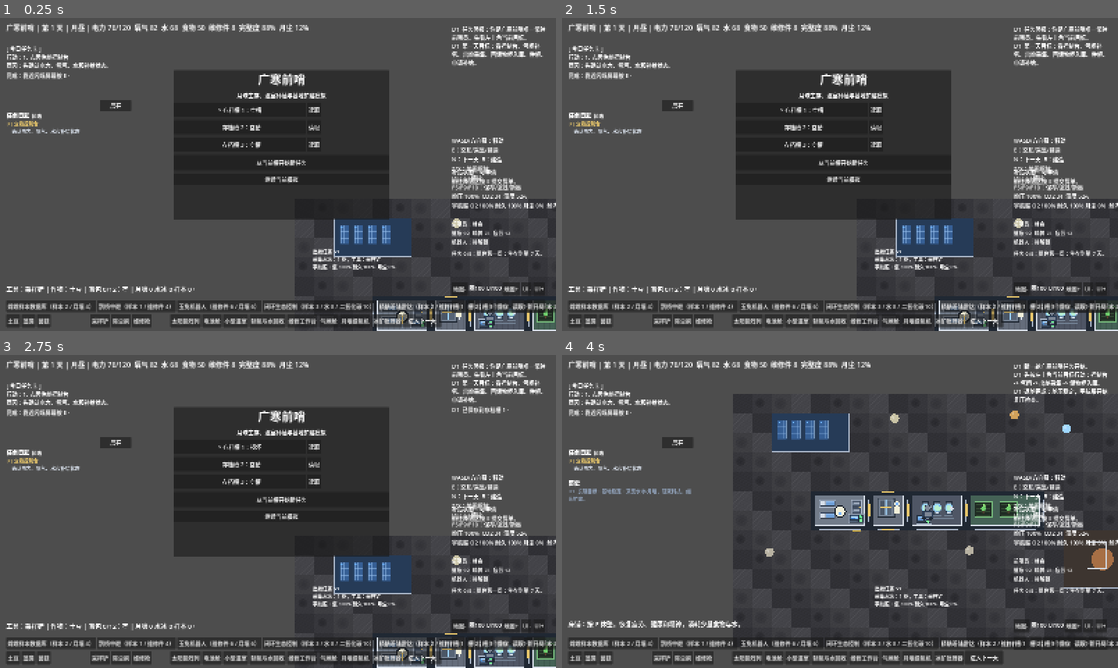
Above: before the commit, frames 1-4 (two rows, left to right).
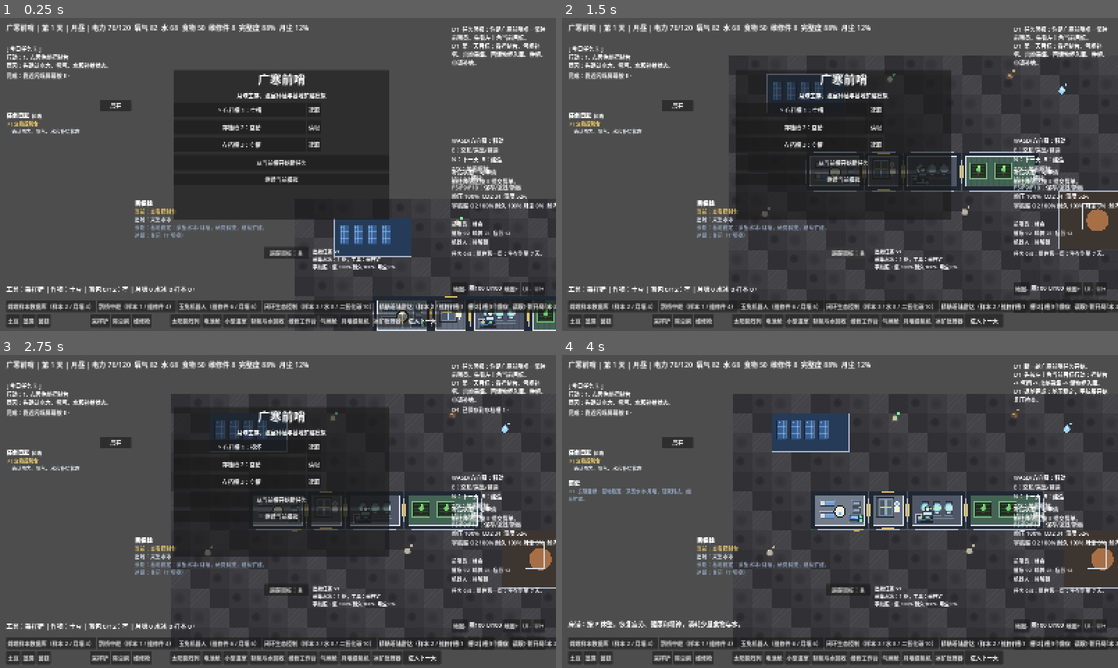
Above: after the commit, the same moments.

Repository: chinnseii/guanghan-outpost
Game: Godot game, scene res://scenes/main.tscn
The game is run twice, just before and just after one commit, with the same random seed, the same clock (stepped at 60 frames per second) and the same inputs.
Inputs (mouse positions are in pixels of both pictures, inside the frame that each line leads up to):
- Up to frame 1 (0.25 s): no input
- Up to frame 2 (1.5 s): click (851, 252) at 0.5 s, where only the run after the commit has a clickable "追踪目标：关"; click (851, 252) at 1.25 s, where only the run after the commit has a clickable "追踪目标：开"
- Up to frame 3 (2.75 s): click "保存" at 2 s
- Up to frame 4 (4 s): click "从当前槽开始新任务" at 2.75 s; click "知道了，开始执行" at 3.5 s

The runs differ from the first frame. In frame 1, 0.8% of the frame differs, in the area x 24-90%, y 58-100%; in frame 2, 13%; in frame 3, 13%, in the area x 24-100%, y 12-100%; in frame 4, 1.5%.

Commit message:
Deepen robot tasks and objective feedback

Diff:
--- a/scripts/collectable_visual.gd
+++ b/scripts/collectable_visual.gd
@@ -1,7 +1,30 @@
 extends Node2D
+
+const TEXTURE_PATHS := {
+	"regolith": "res://assets/sprites/collectables/regolith_node.png",
+	"ice": "res://assets/sprites/collectables/ice_node.png",
+	"meteor": "res://assets/sprites/collectables/meteor_node.png",
+	"sample": "res://assets/sprites/collectables/sample_node.png",
+	"supply_pod": "res://assets/sprites/collectables/supply_pod.png",
+}
 
 var item_data: Dictionary = {}
 var highlighted := false
+var textures: Dictionary = {}
+
+func _ready() -> void:
+	for key: String in TEXTURE_PATHS.keys():
+		textures[key] = _load_png_texture(String(TEXTURE_PATHS[key]))
+
+func _load_png_texture(path: String) -> Texture2D:
+	if FileAccess.file_exists("%s.import" % path):
+		var imported: Resource = ResourceLoader.load(path)
+		if imported is Texture2D:
+			return imported as Texture2D
+	var image: Image = Image.load_from_file(ProjectSettings.globalize_path(path))
+	if image == null or image.is_empty():
+		return null
+	return ImageTexture.create_from_image(image)
 
 func setup(data: Dictionary, is_highlighted: bool) -> void:
 	item_data = data
@@ -14,7 +37,13 @@
 		return
 	var item_type := String(item_data.get("type", "regolith"))
 	if highlighted:
-		draw_circle(Vector2.ZERO, 22, Color("#e7c66b"))
+		draw_circle(Vector2.ZERO, 24, Color(1.0, 0.82, 0.25, 0.32))
+		draw_arc(Vector2.ZERO, 26.0, 0.0, TAU, 28, Color("#e7c66b"), 3)
+	if textures.has(item_type) and textures[item_type] != null:
+		var size := Vector2(48, 40) if item_type == "supply_pod" else Vector2(32, 32)
+		draw_texture_rect(textures[item_type], Rect2(-size * 0.5, size), false)
+		_draw_status_badge(item_type)
+		return
 	var color := Color("#b8b2a2")
 	if item_type == "ice":
 		color = Color("#9fd7ff")
@@ -30,3 +59,17 @@
 		return
 	draw_circle(Vector2.ZERO, 13, color)
 	draw_circle(Vector2(-4, -4), 4, Color(1, 1, 1, 0.28))
+	_draw_status_badge(item_type)
+
+func _draw_status_badge(item_type: String) -> void:
+	var badge_color := Color("#b8b2a2")
+	match item_type:
+		"ice":
+			badge_color = Color("#9fd7ff")
+		"meteor":
+			badge_color = Color("#d1a15b")
+		"sample":
+			badge_color = Color("#7dff9d")
+		"supply_pod":
+			badge_color = Color("#e7c66b")
+	draw_circle(Vector2(12, -14), 4, badge_color)
--- a/scripts/main.gd
+++ b/scripts/main.gd
@@ -47,6 +47,12 @@
 var task_log_expanded := false
 var task_history: Array[String] = []
 var intro_overlay_seen := false
+var objective_tracking := false
+var feedback_text := ""
+var feedback_timer := 0.0
+var map_marker_text := ""
+var map_marker_pos := Vector2(INF, INF)
+var map_marker_timer := 0.0
 var robot_task := "idle"
 var robot_queue: Array[String] = []
 var robot_pos := Vector2.ZERO
@@ -308,6 +314,7 @@
 	_add_key_action("camera_zoom_out", [KEY_X])
 	_add_key_action("ui_scale_down", [KEY_BRACKETLEFT])
 	_add_key_action("ui_scale_up", [KEY_BRACKETRIGHT])
+	_add_key_action("toggle_objective_tracking", [KEY_T])
 
 func _add_key_action(action_name: String, keys: Array[int]) -> void:
 	if not InputMap.has_action(action_name):
@@ -344,6 +351,12 @@
 	task_log_expanded = false
 	task_history.clear()
 	intro_overlay_seen = false
+	objective_tracking = false
+	feedback_text = ""
+	feedback_timer = 0.0
+	map_marker_text = ""
+	map_marker_pos = Vector2(INF, INF)
+	map_marker_timer = 0.0
 	robot_task = "idle"
 	robot_queue.clear()
 	robot_pos = _cell_to_world(Vector2i(10, 6))
@@ -454,6 +467,7 @@
 	_sync_scene_instances()
 	_update_camera()
 	_update_edge_hint()
+	_update_completion_toast()
 	queue_redraw()
 
 func _unhandled_input(event: InputEvent) -> void:
@@ -471,6 +485,8 @@
 		_adjust_ui_scale(-0.1)
 	if event.is_action_pressed("ui_scale_up"):
 		_adjust_ui_scale(0.1)
+	if event.is_action_pressed("toggle_objective_tracking"):
+		_toggle_objective_tracking()
 	if event.is_action_pressed("toggle_build") and not game_over:
 		_toggle_build_mode()
 	if event.is_action_pressed("cancel") and not game_over:
@@ -485,16 +501,24 @@
 
 func _draw() -> void:
 	_draw_robot_path()
+	_draw_map_marker()
 	_draw_tutorial_arrow()
 	_draw_build_ghost()
 
 func _update_camera() -> void:
 	if not is_instance_valid(camera):
 		return
-	camera.position = player_pos
+	var target := player_pos
+	if objective_tracking:
+		var objective_pos := _active_objective_target_pos()
+		if objective_pos.x != INF:
+			target = objective_pos
+	camera.position = target
 
 func _process_robot_queue(delta: float) -> void:
 	robot_path_pulse += delta
+	feedback_timer = max(0.0, feedback_timer - delta)
+	map_marker_timer = max(0.0, map_marker_timer - delta)
 	if robot_charging:
 		_process_robot_charging(delta)
 		return
@@ -602,10 +626,12 @@
 			solar_dust = max(0.0, solar_dust - 0.06)
 			resources["integrity"] = min(100.0, resources["integrity"] + 1.2)
 			add_log("维护机器人巡检完成：月尘降低，基地完整度 +1.2。")
+			_show_task_feedback("维护巡检完成", robot_pos)
 			_play_audio_event("tool")
 		"haul":
 			if _robot_haul_supply():
 				add_log("搬运机器人完成：从补给舱转运一批货物。")
+				_show_task_feedback("搬运补给完成", robot_pos)
 				_play_audio_event("cargo")
 			else:
 				_skip_robot_task(task, "搬运机器人没有找到可搬运补给舱或剩余货物，任务已跳过。")
@@ -642,6 +668,7 @@
 			add_log("玉兔采样完成：月壤 +%.1f。" % max(0.8, amount))
 	robot_failure_note = ""
 	_sync_scene_instances()
+	_show_task_feedback("玉兔采样完成", robot_pos)
 	_play_audio_event("tool")
 	return true
 
@@ -664,7 +691,13 @@
 		"sample":
 			if _nearest_collectable_item(["regolith", "ice", "sample"]).is_empty():
 				return "没有可用月壤、水冰或科研样本点，玉兔采样自动跳过。"
+		"maintenance":
+			if not _has_robot_maintenance_work():
+				return "没有需要维护的外部设备，维护巡检自动跳过。"
 	return ""
+
+func _has_robot_maintenance_work() -> bool:
+	return solar_dust >= 0.08 or _leaking_module_count() > 0 or resources["integrity"] < 96.0
 
 func _has_supply_cargo_remaining() -> bool:
 	if supply_order.is_empty() or not supply_order.has("cargo_remaining"):
@@ -804,7 +837,7 @@
 	if is_instance_valid(robot_node):
 		robot_node.position = robot_pos
 		if robot_node.has_method("setup"):
-			robot_node.call("setup", robot_task, robot_active)
+			robot_node.call("setup", robot_task, robot_active, robot_battery, robot_charging)
 	for module: Dictionary in modules:
 		var uid := int(module["uid"])
 		if not module_nodes.has(uid) or not is_instance_valid(module_nodes[uid]):
@@ -2103,6 +2136,7 @@
 		"task_log_expanded": task_log_expanded,
 		"task_history": task_history,
 		"intro_overlay_seen": intro_overlay_seen,
+		"objective_tracking": objective_tracking,
 		"operator": _serialize_operator(),
 		"backpack": backpack,
 		"robot_task": robot_task,
@@ -2198,6 +2232,7 @@
 	for entry in saved_history:
 		task_history.append(String(entry))
 	intro_overlay_seen = bool(data.get("intro_overlay_seen", true))
+	objective_tracking = bool(data.get("objective_tracking", false))
 	operator = _deserialize_operator(data.get("operator", data.get("crew", _serialize_operator())))
 	backpack = _copy_float_dictionary(data.get("backpack", _default_backpack()), _default_backpack())
 	robot_task = String(data.get("robot_task", "idle"))
@@ -2702,6 +2737,23 @@
 	guide.add_theme_font_size_override("normal_font_size", 16)
 	root.add_child(guide)
 
+	var objective_stack := RichTextLabel.new()
+	objective_stack.name = "ObjectiveStack"
+	objective_stack.position = Vector2(388, 520)
+	objective_stack.size = Vector2(500, 132)
+	objective_stack.fit_content = false
+	objective_stack.scroll_active = false
+	objective_stack.bbcode_enabled = true
+	objective_stack.add_theme_font_size_override("normal_font_size", 15)
+	root.add_child(objective_stack)
+
+	var tracking_button := Button.new()
+	tracking_button.name = "TrackingButton"
+	tracking_button.position = Vector2(760, 658)
+	tracking_button.size = Vector2(128, 34)
+	tracking_button.pressed.connect(_toggle_objective_tracking)
+	root.add_child(tracking_button)
+
 	var task_log := RichTextLabel.new()
 	task_log.name = "TaskLog"
 	task_log.position = Vector2(18, 268)
@@ -2731,6 +2783,20 @@
 	edge_hint.add_theme_constant_override("shadow_offset_x", 0)
 	edge_hint.add_theme_constant_override("shadow_offset_y", 0)
 	root.add_child(edge_hint)
+
+	var completion_toast := Label.new()
+	completion_toast.name = "CompletionToast"
+	completion_toast.visible = false
+	completion_toast.position = Vector2(520, 120)
+	completion_toast.size = Vector2(560, 46)
+	completion_toast.horizontal_alignment = HORIZONTAL_ALIGNMENT_CENTER
+	completion_toast.vertical_alignment = VERTICAL_ALIGNMENT_CENTER
+	completion_toast.add_theme_font_size_override("font_size", 22)
+	completion_toast.add_theme_color_override("font_color", Color("#15191f"))
+	completion_toast.add_theme_color_override("font_shadow_color", Color(1.0, 0.82, 0.25, 0.75))
+	completion_toast.add_theme_constant_override("shadow_offset_x", 0)
+	completion_toast.add_theme_constant_override("shadow_offset_y", 0)
+	root.add_child(completion_toast)
 
 	var supply_status := Label.new()
 	supply_status.name = "SupplyStatus"
@@ -3060,6 +3126,56 @@
 	if abs(direction.x) > abs(direction.y):
 		return "目标 >" if direction.x > 0.0 else "< 目标"
 	return "目标 v" if direction.y > 0.0 else "^ 目标"
+
+func _toggle_objective_tracking() -> void:
+	objective_tracking = not objective_tracking
+	_play_ui_tone(700.0 if objective_tracking else 420.0, 0.06, 0.06)
+	_update_camera()
+	_update_ui()
+
+func _show_task_feedback(text: String, pos: Vector2) -> void:
+	feedback_text = text
+	feedback_timer = 2.2
+	map_marker_text = text
+	map_marker_pos = pos
+	map_marker_timer = 3.2
+	_play_ui_tone(880.0, 0.08, 0.07)
+	_update_completion_toast()
+
+func _update_completion_toast() -> void:
+	if not has_node("UI/Root/CompletionToast"):
+		return
+	var toast: Label = $UI/Root/CompletionToast
+	toast.visible = feedback_timer > 0.0 and not feedback_text.is_empty()
+	toast.text = "完成：%s" % feedback_text
+
+func _draw_map_marker() -> void:
+	if map_marker_timer <= 0.0 or map_marker_pos.x == INF:
+		return
+	var pulse: float = abs(sin(Time.get_ticks_msec() / 150.0))
+	draw_circle(map_marker_pos, 18.0 + pulse * 8.0, Color(0.48, 1.0, 0.62, 0.22))
+	draw_arc(map_marker_pos, 28.0 + pulse * 5.0, 0.0, TAU, 32, Color("#7dff9d"), 3)
+	draw_line(map_marker_pos + Vector2(-14, -22), map_marker_pos + Vector2(14, -22), Color("#7dff9d"), 3)
+
+func _active_objective_target_pos() -> Vector2:
+	var tutorial_target := _tutorial_target_pos()
+	if tutorial_target.x != INF:
+		return tutorial_target
+	if _active_collectable_count("supply_pod") > 0:
+		return _nearest_collectable_pos(["supply_pod"])
+	if _backpack_load() > 0.0:
+		return _facility_target_pos("hab", "storage")
+	if _leaking_module_count() > 0:
+		return _first_leaking_module_pos()
+	if solar_dust >= 0.22:
+		return _module_target_pos("solar")
+	return Vector2(INF, INF)
+
+func _first_leaking_module_pos() -> Vector2:
+	for module: Dictionary in modules:
+		if bool(module.get("leaking", false)):
+			return _module_rect(module).get_center()
+	return Vector2(INF, INF)
 
 func _show_info_panel(panel_name: String, text: String) -> void:
 	for name: String in ["BackpackPanel", "SupplyCargoPanel", "ConsolePanel", "RobotPanel"]:
@@ -3204,8 +3320,11 @@
 	$UI/Root/MissionStatus.text = _mission_status_text()
 	$UI/Root/EvaTasks.text = _eva_tasks_text()
 	$UI/Root/Guide.text = _guide_text()
+	$UI/Root/ObjectiveStack.text = _objective_stack_text()
+	$UI/Root/TrackingButton.text = "追踪目标：开" if objective_tracking else "追踪目标：关"
 	_update_task_log_controls()
 	$UI/Root/TaskLog.text = _task_log_text()
+	_update_completion_toast()
 	_update_edge_hint()
 	_update_intro_overlay()
 	if has_node("UI/Root/ZoomPanel/ZoomLabel"):
@@ -3319,6 +3438,35 @@
 		warning = "\n提示：%s" % last_guidance_tip
 	return "%s\n行动：%s\n原因：%s\n完成：%s%s" % [title, action, reason, done, warning]
 
+func _objective_stack_text() -> String:
+	var lines: Array[String] = ["[b]目标栈[/b]"]
+	lines.append("[color=#e7c66b]当前：%s[/color]" % _current_objective_action())
+	lines.append("[color=#d8e0eb]出舱：%s[/color]" % _primary_eva_task())
+	lines.append("[color=#8fa0b8]长期：%s[/color]" % _strategic_next_goal())
+	lines.append("[color=#8fa0b8]追踪：%s（T 切换）[/color]" % ("已开启" if objective_tracking else "关闭"))
+	return _join_strings(lines, "\n")
+
+func _current_objective_action() -> String:
+	var step: Dictionary = _current_tutorial_step()
+	if not step.is_empty():
+		return String(step["name"])
+	return _strategic_next_goal()
+
+func _primary_eva_task() -> String:
+	if _active_collectable_count("supply_pod") > 0:
+		return "回收补给舱"
+	if _active_collectable_count("ice") > 0:
+		return "采集水冰"
+	if solar_dust >= 0.22:
+		return "清理太阳能板"
+	if _external_repair_count() > 0:
+		return "维修外部设备"
+	if solar_storm_days > 0:
+		return "太阳风暴中，减少出舱"
+	if micrometeor_alert_days > 0:
+		return "微陨石预警，暂停远距离维修"
+	return "暂无紧急出舱任务"
+
 func _tutorial_steps() -> Array[Dictionary]:
 	return [
 		{"flag": "console", "name": "查看控制台", "detail": "确认电力、氧气、水和补给状态"},
@@ -3344,6 +3492,8 @@
 	task_history.append("%s|D%d  %s" % [marker, day, text])
 	while task_history.size() > 18:
 		task_history.pop_front()
+	if marker.begins_with("tutorial:") or marker.begins_with("mission:"):
+		_show_task_feedback(text, player_pos)
 
 func _task_history_lines(limit: int) -> Array[String]:
 	var lines: Array[String] = []
--- a/scripts/robot_visual.gd
+++ b/scripts/robot_visual.gd
@@ -1,32 +1,96 @@
 extends Node2D
+
+const SAMPLE_TEXTURE_PATH := "res://assets/sprites/robots/yutu_sample.png"
+const MAINTENANCE_TEXTURE_PATH := "res://assets/sprites/robots/maintenance_bot.png"
+const HAUL_TEXTURE_PATH := "res://assets/sprites/robots/hauler_bot.png"
 
 var task := "idle"
 var active := false
 var anim_time := 0.0
+var battery := 100.0
+var charging := false
+var sample_texture: Texture2D
+var maintenance_texture: Texture2D
+var haul_texture: Texture2D
 
-func setup(new_task: String, is_active: bool) -> void:
+func _ready() -> void:
+	sample_texture = _load_png_texture(SAMPLE_TEXTURE_PATH)
+	maintenance_texture = _load_png_texture(MAINTENANCE_TEXTURE_PATH)
+	haul_texture = _load_png_texture(HAUL_TEXTURE_PATH)
+
+func setup(new_task: String, is_active: bool, new_battery: float = 100.0, is_charging: bool = false) -> void:
 	task = new_task
 	active = is_active
+	battery = new_battery
+	charging = is_charging
 	queue_redraw()
+
+func _load_png_texture(path: String) -> Texture2D:
+	if FileAccess.file_exists("%s.import" % path):
+		var imported: Resource = ResourceLoader.load(path)
+		if imported is Texture2D:
+			return imported as Texture2D
+	var image: Image = Image.load_from_file(ProjectSettings.globalize_path(path))
+	if image == null or image.is_empty():
+		return null
+	return ImageTexture.create_from_image(image)
 
 func _process(delta: float) -> void:
 	anim_time += delta
 	queue_redraw()
 
 func _draw() -> void:
+	var bob: float = sin(anim_time * 5.0) * 2.0 if active else 0.0
+	var texture := _texture_for_task()
+	if texture != null:
+		draw_texture_rect(texture, Rect2(Vector2(-24, -18 + bob), Vector2(48, 48)), false)
+		_draw_state_light(Vector2(18, -13 + bob))
+		_draw_battery_bar(Vector2(-18, 30 + bob))
+		return
 	var body: Color = Color("#d8e0eb") if active else Color("#7d8796")
-	var light: Color = Color("#7dff9d") if active else Color("#8792a0")
-	var bob: float = sin(anim_time * 5.0) * 2.0 if active else 0.0
 	draw_circle(Vector2(0, -8 + bob), 10, Color("#263242"))
 	draw_circle(Vector2(0, -8 + bob), 7, body)
 	draw_rect(Rect2(Vector2(-15, 0 + bob), Vector2(30, 18)), Color("#2f4059"))
 	draw_rect(Rect2(Vector2(-10, 4 + bob), Vector2(20, 10)), body)
 	draw_circle(Vector2(-10, 22 + bob), 5, Color("#202833"))
 	draw_circle(Vector2(10, 22 + bob), 5, Color("#202833"))
-	draw_circle(Vector2(8, -12 + bob), 3, light)
 	if task == "haul":
 		draw_rect(Rect2(Vector2(18, 4 + bob), Vector2(12, 12)), Color("#d68b52"))
 	elif task == "sample":
 		draw_line(Vector2(-18, 10 + bob), Vector2(-30, 18 + bob), Color("#e7c66b"), 3)
 	elif task == "maintenance":
 		draw_line(Vector2(16, 4 + bob), Vector2(28, -8 + bob), Color("#98d5ff"), 3)
+	_draw_state_light(Vector2(8, -12 + bob))
+	_draw_battery_bar(Vector2(-18, 30 + bob))
+
+func _texture_for_task() -> Texture2D:
+	match task:
+		"sample":
+			return sample_texture
+		"maintenance":
+			return maintenance_texture
+		"haul":
+			return haul_texture
+		"charging":
+			return maintenance_texture
+		_:
+			return sample_texture
+
+func _draw_state_light(pos: Vector2) -> void:
+	var blink: float = 0.45 + 0.55 * abs(sin(anim_time * 6.0))
+	var color := Color("#7dff9d")
+	if charging:
+		color = Color(0.45, 0.95, 1.0, blink)
+	elif battery <= 20.0:
+		color = Color(1.0, 0.35, 0.25, blink)
+	elif not active:
+		color = Color("#8792a0")
+	draw_circle(pos, 4, color)
+
+func _draw_battery_bar(pos: Vector2) -> void:
+	draw_rect(Rect2(pos, Vector2(36, 5)), Color("#202833"))
+	var fill_width: float = clamp(battery / 100.0, 0.0, 1.0) * 34.0
+	var color := Color("#7dff9d") if battery > 30.0 else Color("#ffb84d")
+	if battery <= 15.0:
+		color = Color("#ff5a5a")
+	draw_rect(Rect2(pos + Vector2(1, 1), Vector2(fill_width, 3)), color)
Binary file added: assets/sprites/collectables/ice_node.png
Binary file added: assets/sprites/collectables/meteor_node.png
Binary file added: assets/sprites/collectables/regolith_node.png
Binary file added: assets/sprites/collectables/sample_node.png
Binary file added: assets/sprites/collectables/supply_pod.png
Binary file added: assets/sprites/robots/hauler_bot.png
Binary file added: assets/sprites/robots/maintenance_bot.png
Binary file added: assets/sprites/robots/yutu_sample.png
Not shown, changed: ITERATION_PLAN.md
Not shown, changed: README.md
Not shown, added: docs/SPRITE_GUIDE.md
